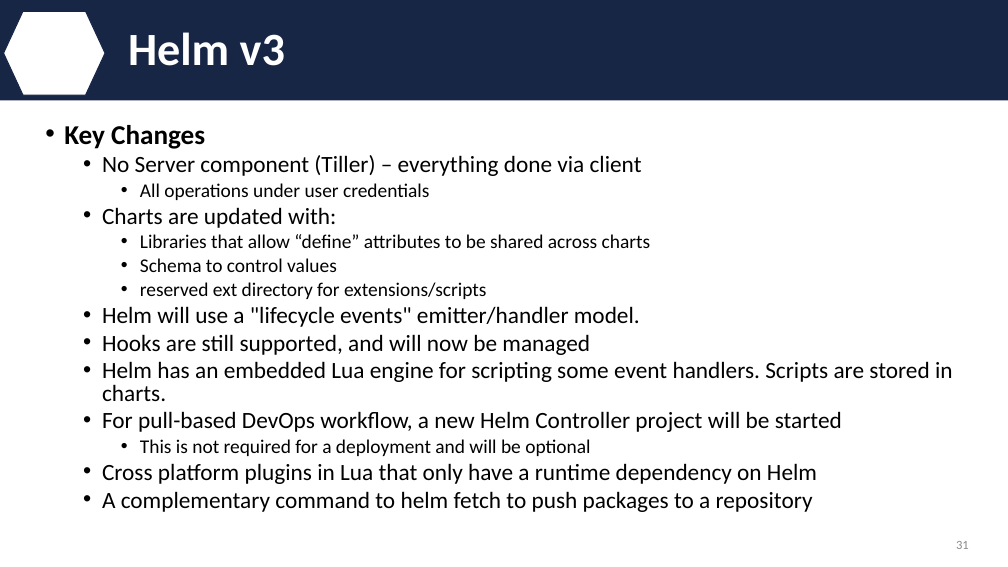
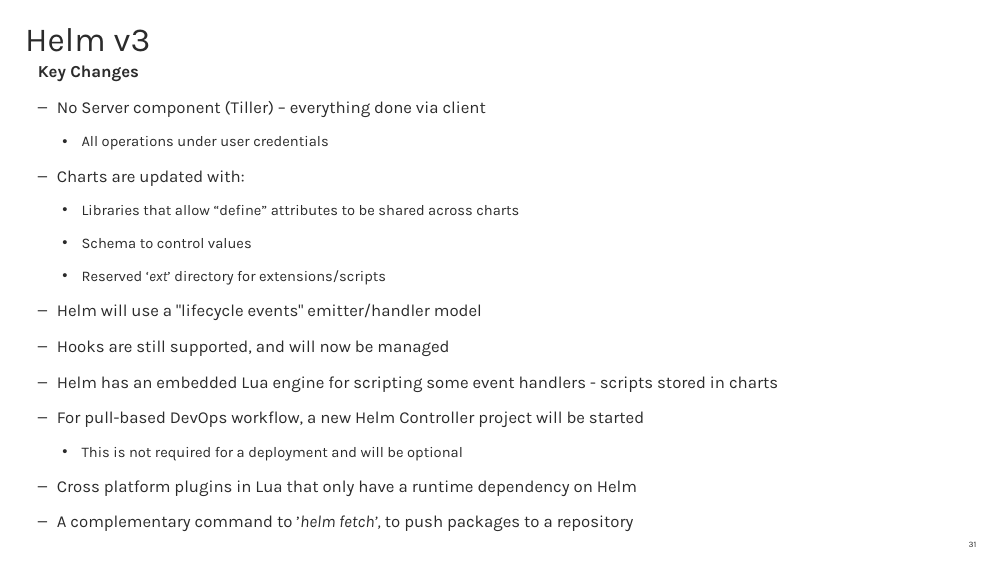
Before and after one commit to IBM/helm101, a slide deck: slide 31 of presentation/Helm.pptx. Drawn at 1008x567 pixels with LibreOffice and Linux fonts; fonts in the diff are those of the drawing; background and template pictures are left out. Boxes give left, top, right and bottom in pixels: in the first picture for what was removed or moved away, otherwise in the second. Text is boxed around its words. In the diff, an @@ line names an element or a change of style, - is before the commit and + after.

```diff
--- a/presentation/Helm.pptx
+++ b/presentation/Helm.pptx
@@ rectangle removed at <box>0,0,1008,101</box> @@
@@ hexagon removed at <box>4,11,105,95</box> @@
@@ title "Helm v3": place and size @@
-title "Helm v3" at <box>128,32,285,66</box>
+title "Helm v3" at <box>25,28,151,52</box>
@@ title "Helm v3" at <box>25,28,151,52</box>: size 44 to 32 pt, font Calibri to Karla, text colour #FFFFFF to #2B2B2B, bold off; vertical alignment middle to top @@
@@ text at <box>38,65,644,496</box>: size 25.9 to 16 pt in "Key Changes"; font Calibri to Karla, text colour #000000 to #2B2B2B in "Key Changes", "No Server component (Tiller) – everything done ...", "All operations under user credentials", "Charts are updated with:" and 6 more places; size 22.2 to 16 pt in "No Server component (Tiller) – everything done ...", "Charts are updated with:", "Hooks are still supported, and will now ...", "For pull-based DevOps workflow, a new Helm ..." and 1 more places; size 18.5 to 14 pt in "All operations under user credentials", "Libraries that allow “define” attributes to be ...", "Schema to control values", "This is not required for a deployment ..."; bullet • to none; line spacing 0.8 to 1; more space between paragraphs; bullet • to –; indent changed @@
@@ text "Key Changes": place and size @@
-text "Key Changes" at <box>64,125,953,512</box>
+text "Key Changes" at <box>38,65,778,531</box>
@@ text at <box>57,270,482,320</box>: text changed; size 22.2 to 16 pt; font Calibri to Karla; text colour #000000 to #2B2B2B @@
-    • reserved ext directory for extensions/scripts
-  • Helm will use a "lifecycle events" emitter/handler model.
+    • Reserved ‘ext’ directory for extensions/scripts
+  – Helm will use a "lifecycle events" emitter/handler model
@@ text at <box>57,376,778,392</box>: text changed; size 22.2 to 16 pt; font Calibri to Karla; text colour #000000 to #2B2B2B @@
-  • Helm has an embedded Lua engine for scripting some event handlers. Scripts are stored in charts.
+  – Helm has an embedded Lua engine for scripting some event handlers - scripts stored in charts
@@ text at <box>57,515,634,531</box>: text changed; size 22.2 to 16 pt; font Calibri to Karla; text colour #000000 to #2B2B2B @@
-  • A complementary command to helm fetch to push packages to a repository
+  – A complementary command to ’helm fetch’, to push packages to a repository
@@ page number at <box>969,541,977,547</box>: size 12 to 8 pt, font Calibri to Karla, text colour #8C8C8C to #2B2B2B @@
```
Also in this commit, not shown: 40 other slides changed, 9 slides added, 3 slides removed.
